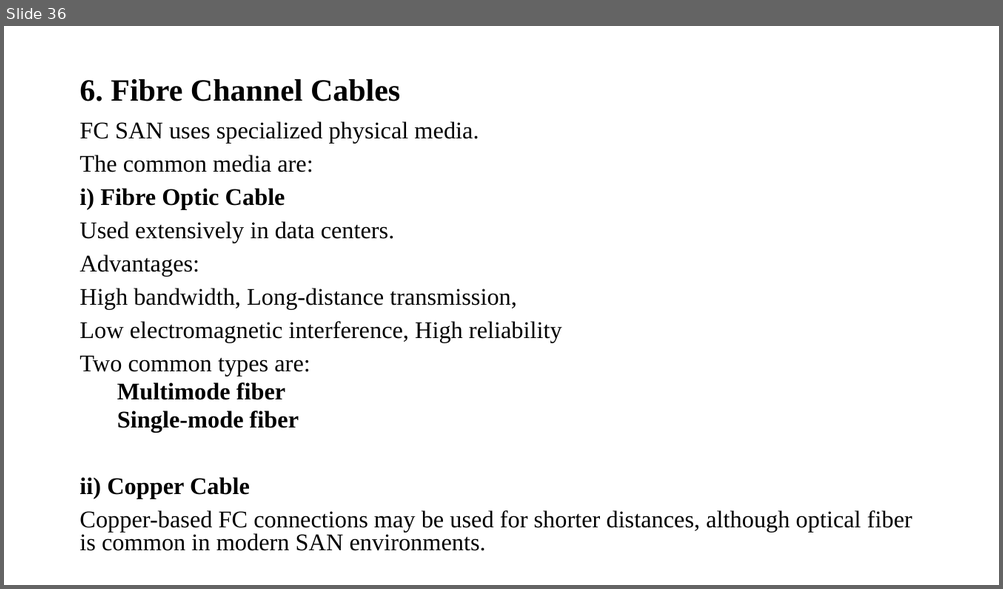
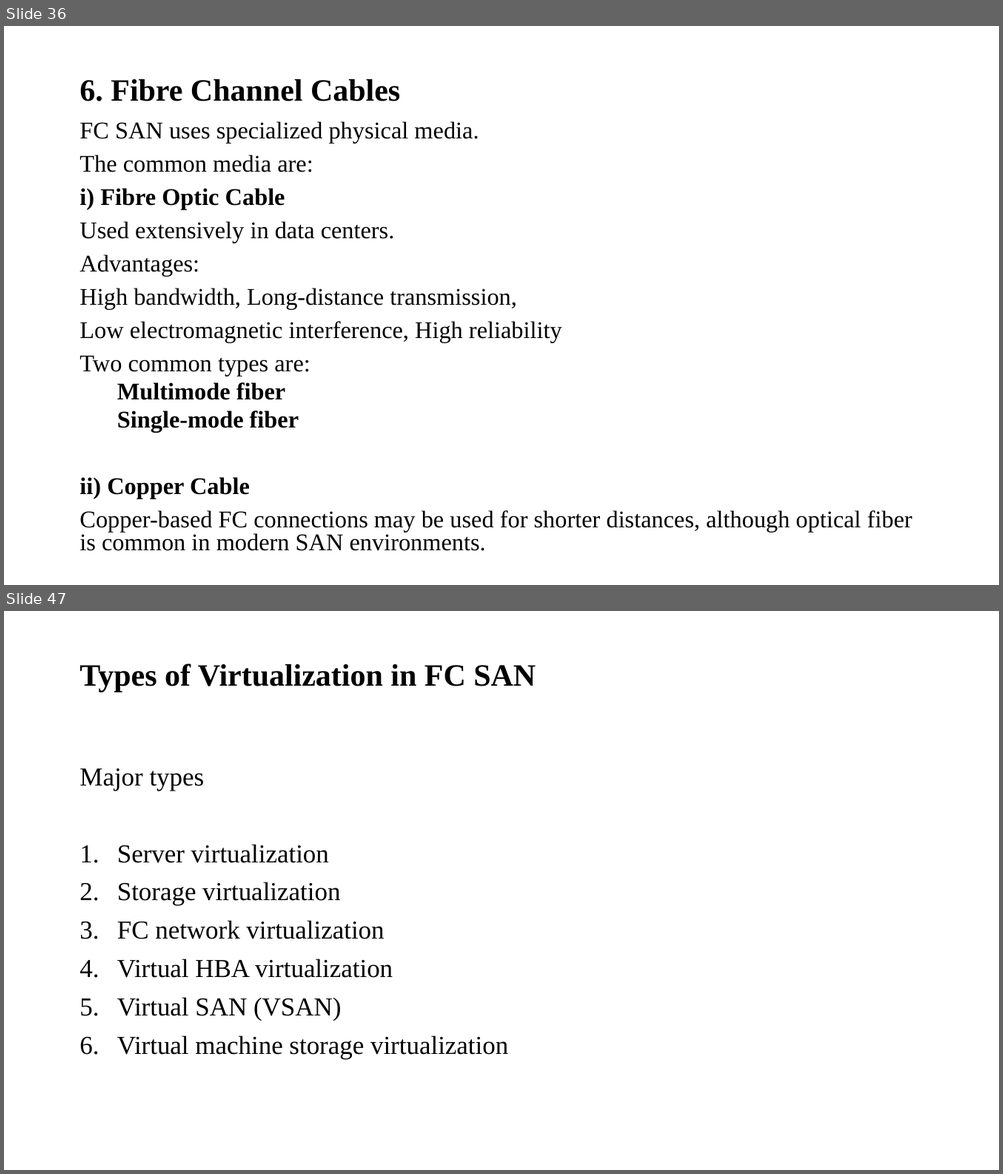
Before and after one commit to kittyboy06/Clg, a slide deck: 5th Sem/Storage Tech/UNIT 3.pptx. Shown one above the other, each under a label of ours: slide 36 before the commit, slides 36 and 47 after it; the slides between them are not shown. The pictures are 1003x589 and 1003x1174 pixels, drawn with LibreOffice and Linux fonts; fonts in the diff are those of the drawing. Boxes give left, top, right and bottom in pixels: in the first picture for what was removed or moved away, otherwise in the second. Text is boxed around its words. In the diff, an @@ line names an element or a change of style, - is before the commit and + after.

```diff
--- a/5th Sem/Storage Tech/UNIT 3.pptx
+++ b/5th Sem/Storage Tech/UNIT 3.pptx
@@ slide 47 added at (4,611,999,1170), background #FFFFFF @@
@@ title added at (79,664,535,692), 30 pt, text #000000, bold @@
+Types of Virtualization in FC SAN
@@ text added at (79,769,508,1059), 25 pt, text #000000 @@
+Major types
+1. Server virtualization
+2. Storage virtualization
+3. FC network virtualization
+4. Virtual HBA virtualization
+5. Virtual SAN (VSAN)
+6. Virtual machine storage virtualization
```
Also in this commit, not shown: 12 slides changed, 46 other slides added, 21 other files.
